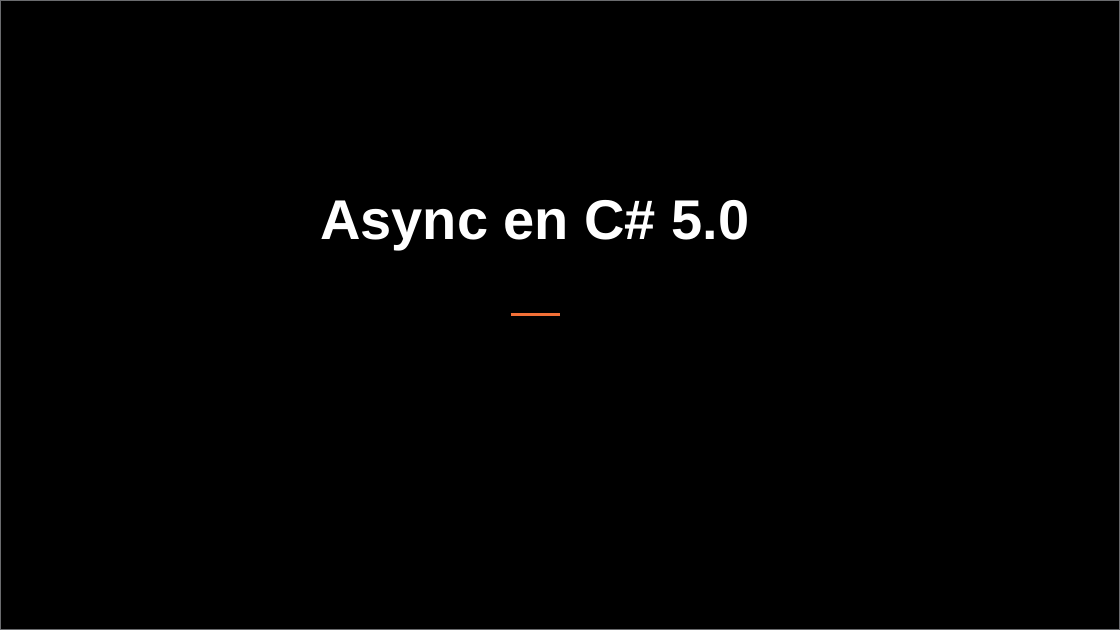
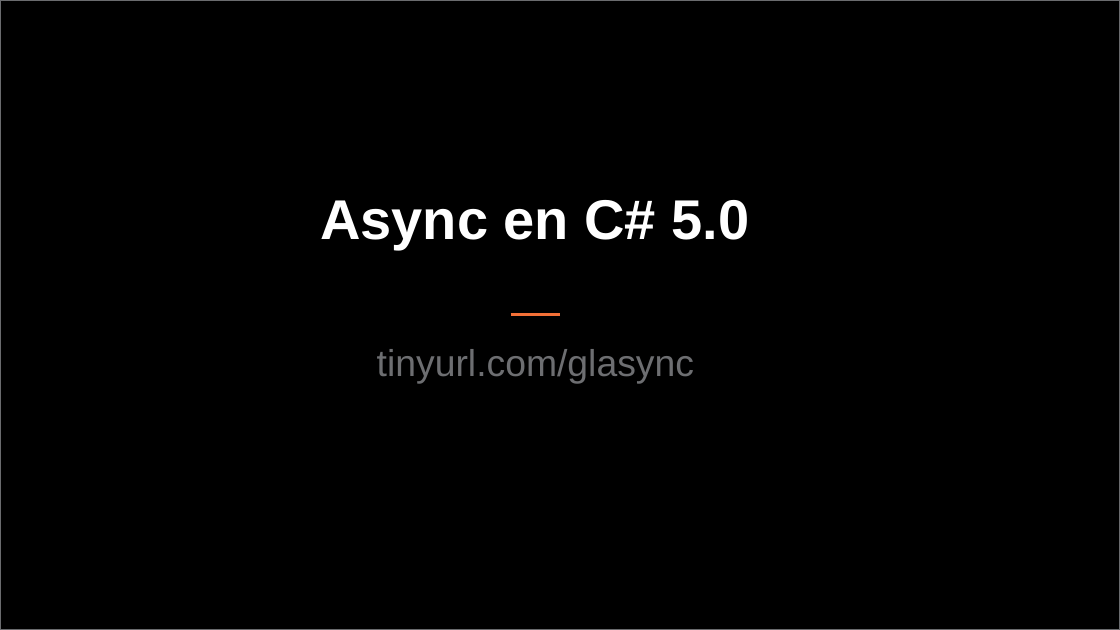
Before and after one commit to matiasurrutia/async, a slide deck: slide 2 of AsyncCSharp50_SP.pptx. Drawn at 1120x630 pixels with LibreOffice and Linux fonts; fonts in the diff are those of the drawing; background and template pictures are left out; a plain dark background stands for a picture behind light text. Boxes give left, top, right and bottom in pixels: in the first picture for what was removed or moved away, otherwise in the second. Text is boxed around its words. In the diff, an @@ line names an element or a change of style, - is before the commit and + after.

Commit message:
adding link

```diff
--- a/AsyncCSharp50_SP.pptx
+++ b/AsyncCSharp50_SP.pptx
@@ text added at [377,349,694,383], 24 pt, text #6D6E71 @@
+tinyurl.com/glasync
```
